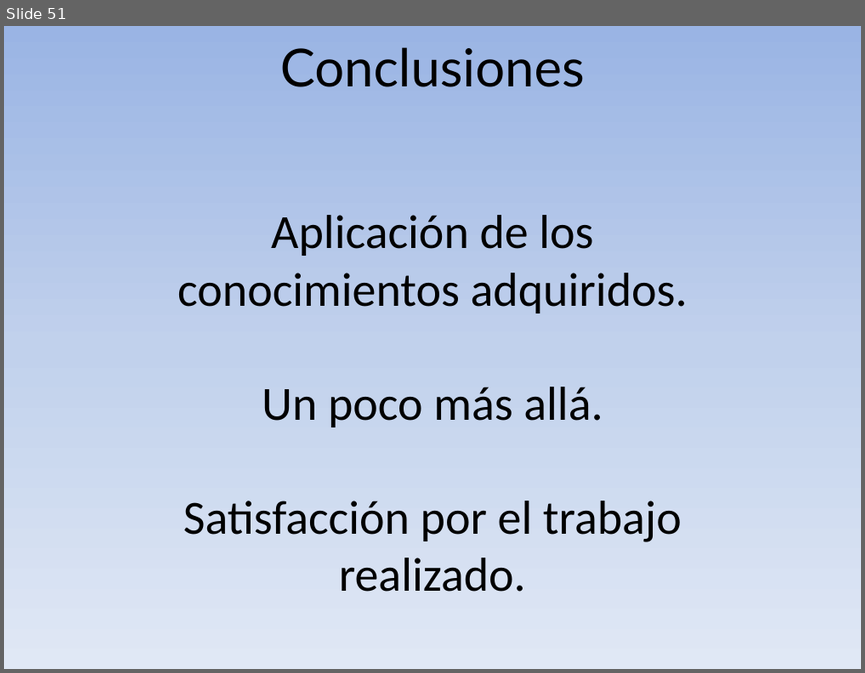
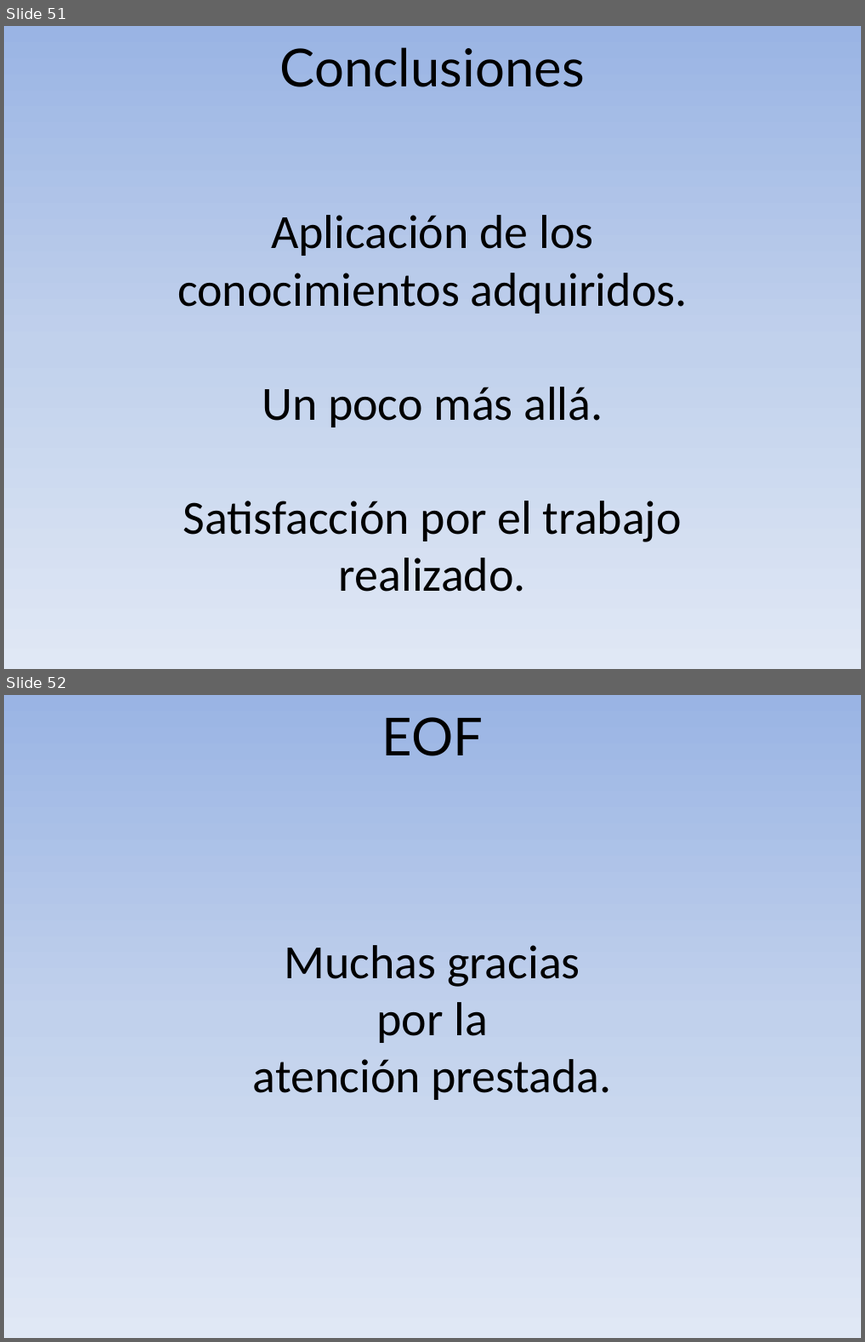
Before and after one commit to MiguelVis/BenitoGG, a slide deck: presentacion/presentacion_miguel_indalecio_garcia_lopez.pptx. Shown one above the other, each under a label of ours: slide 51 before the commit, slides 51 and 52 after it. The pictures are 865x673 and 865x1342 pixels, drawn with LibreOffice and Linux fonts; fonts in the diff are those of the drawing. Boxes give left, top, right and bottom in pixels: in the first picture for what was removed or moved away, otherwise in the second. Text is boxed around its words. In the diff, an @@ line names an element or a change of style, - is before the commit and + after.

```diff
--- a/presentacion/presentacion_miguel_indalecio_garcia_lopez.pptx
+++ b/presentacion/presentacion_miguel_indalecio_garcia_lopez.pptx
@@ slide 52 added at (4,695,861,1338), background gradient #9AB5E4 to #C2D1ED to #E1E8F5 @@
@@ text added at (382,717,483,756), 44 pt, text #000000 @@
+EOF
@@ text added at (253,945,612,1100), 40 pt, text #000000 @@
+Muchas gracias
+por la
+atención prestada.
```
Also in this commit, not shown: 1 slide changed, 7 other files.
